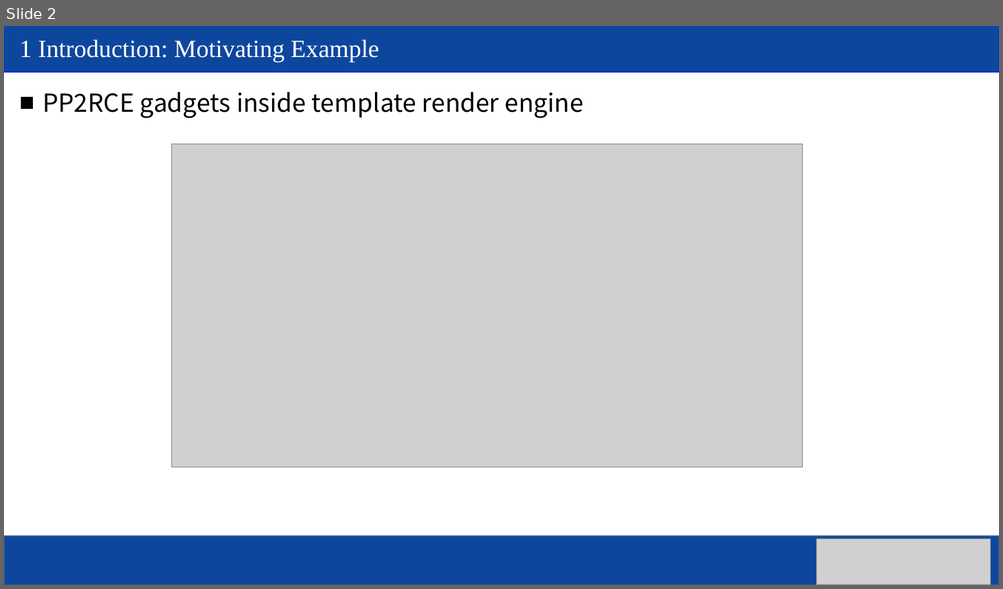
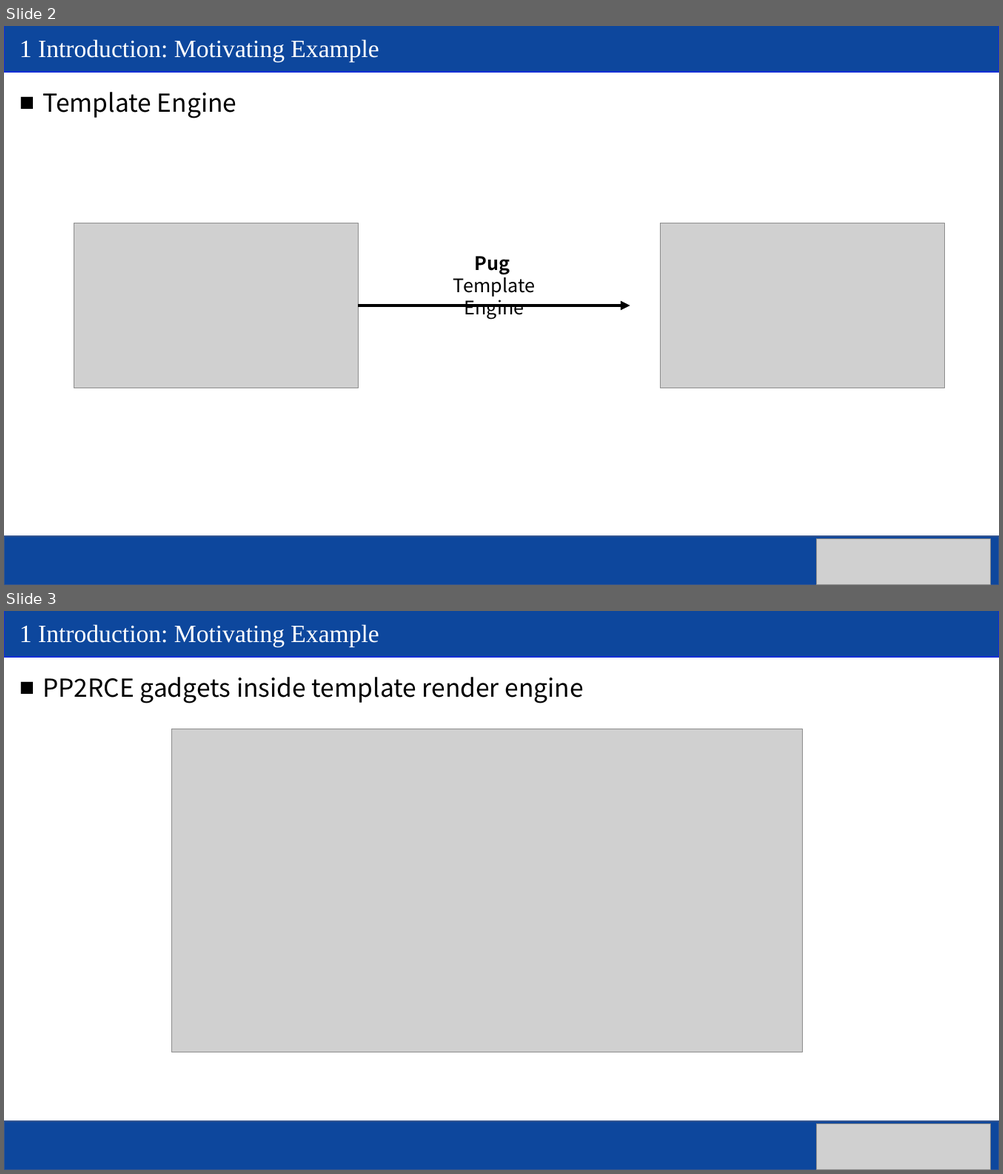
Before and after one commit to jackfromeast/UoPGadget, a slide deck: .assets/PPAEG-final-presentation.pptx. Shown one above the other, each under a label of ours: slide 2 before the commit, slides 2 and 3 after it. The pictures are 1003x589 and 1003x1174 pixels, drawn with LibreOffice and Linux fonts; fonts in the diff are those of the drawing; grey boxes stand for pictures. Boxes give left, top, right and bottom in pixels: in the first picture for what was removed or moved away, otherwise in the second. Text is boxed around its words. In the diff, an @@ line names an element or a change of style, - is before the commit and + after.

```diff
--- a/.assets/PPAEG-final-presentation.pptx
+++ b/.assets/PPAEG-final-presentation.pptx
@@ slide 2 added at [4, 26, 999, 585], background #FFFFFF @@
@@ text added at [42, 92, 237, 118], 24 pt, text #000000 @@
+■ Template Engine
@@ picture added at [74, 223, 358, 389] @@
@@ picture added at [660, 223, 944, 389] @@
@@ text added at [453, 256, 535, 319], 18 pt, text #000000 @@
+Pug
+Template Engine
@@ arrow added from (358, 306) to (630, 306), #000000 3 pt @@
@@ group added at [4, 26, 999, 585]: 2 rectangles, 1 text, 1 picture @@
+1 Introduction: Motivating Example
@@ what was slide 2 is now slide 3 @@
```
Also in this commit, not shown: 10 slides changed, 1 other slide added, 3 other files.
